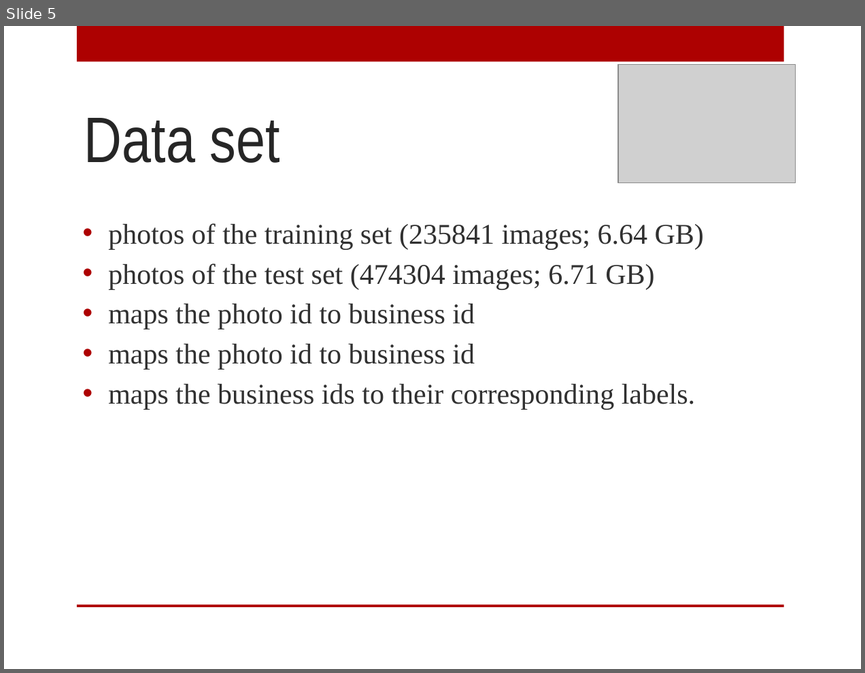
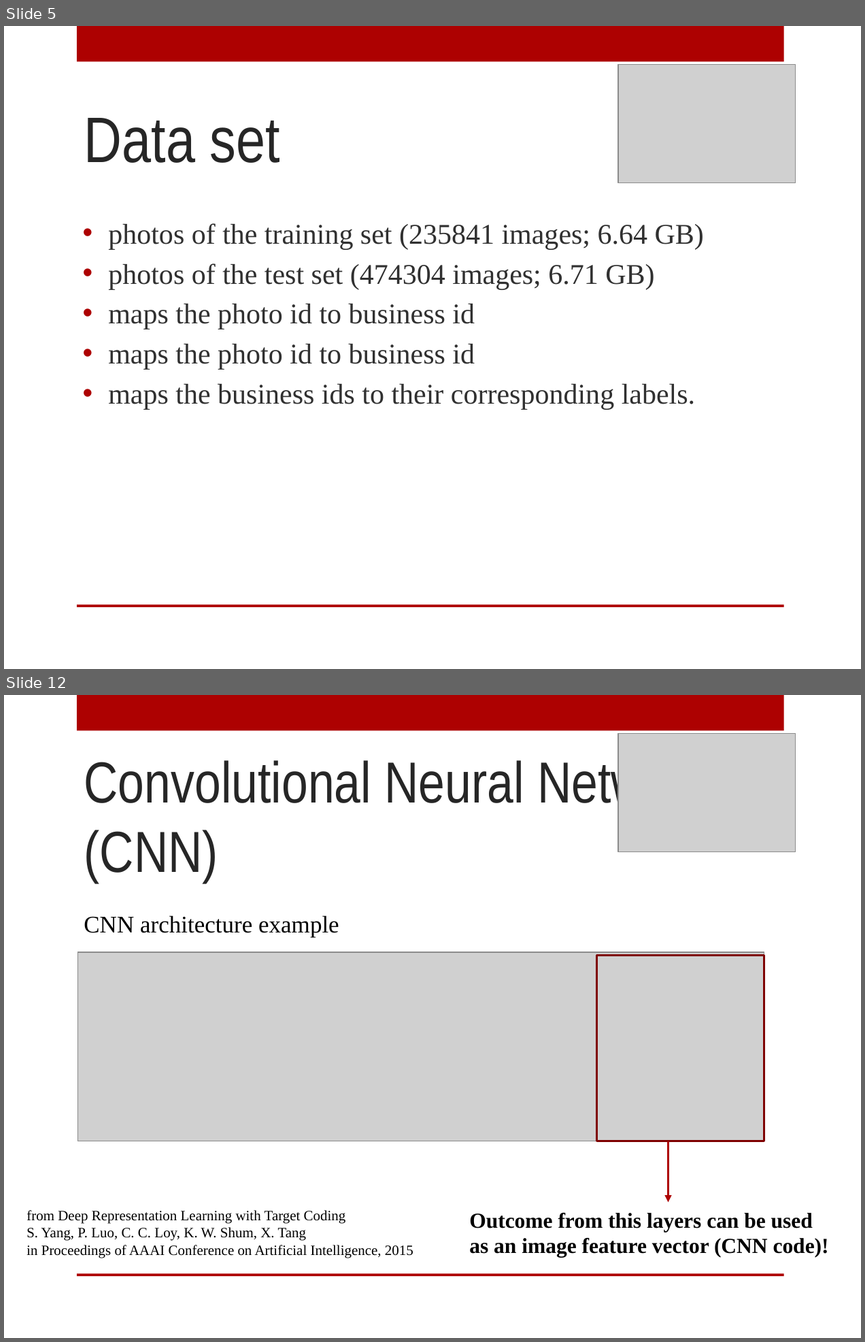
Before and after one commit to AnyaRum/Data_science_intensive_capstone_project, a slide deck: Yelp_capstone_project.pptx. Shown one above the other, each under a label of ours: slide 5 before the commit, slides 5 and 12 after it; the slides between them are not shown. The pictures are 865x673 and 865x1342 pixels, drawn with LibreOffice and Linux fonts; fonts in the diff are those of the drawing; grey boxes stand for pictures; background and template pictures are left out. Boxes give left, top, right and bottom in pixels: in the first picture for what was removed or moved away, otherwise in the second. Text is boxed around its words. In the diff, an @@ line names an element or a change of style, - is before the commit and + after.

```diff
--- a/Yelp_capstone_project.pptx
+++ b/Yelp_capstone_project.pptx
@@ slide 12 added at <box>4,695,861,1338</box>, background picture (left out); not listed: 2 template elements that a slide beside it also shows @@
@@ picture added at <box>618,734,796,852</box> @@
@@ title added at <box>84,756,734,882</box>, 48.6 pt, text #262626 @@
+Convolutional Neural Networks (CNN)
@@ text added at <box>84,915,339,938</box>, 20 pt, text #000000 @@
+CNN architecture example
@@ picture added at <box>77,952,764,1140</box> @@
@@ rectangle added at <box>597,955,764,1141</box>, outline #800101 1.75 pt @@
@@ arrow added from (668, 1140) to (668, 1202), #AD0101 1.25 pt @@
@@ text added at <box>26,1210,413,1257</box>, 12 pt, text #000000 @@
+from Deep Representation Learning with Target Coding
+S. Yang, P. Luo, C. C. Loy, K. W. Shum, X. Tang
+in Proceedings of AAAI Conference on Artificial Intelligence, 2015
@@ text added at <box>469,1212,829,1257</box>, 18 pt, text #000000, bold @@
+Outcome from this layers can be used as an image feature vector (CNN code)!
```
Also in this commit, not shown: 3 slides changed, 18 other slides added, 3 slides removed, 2 other files.
